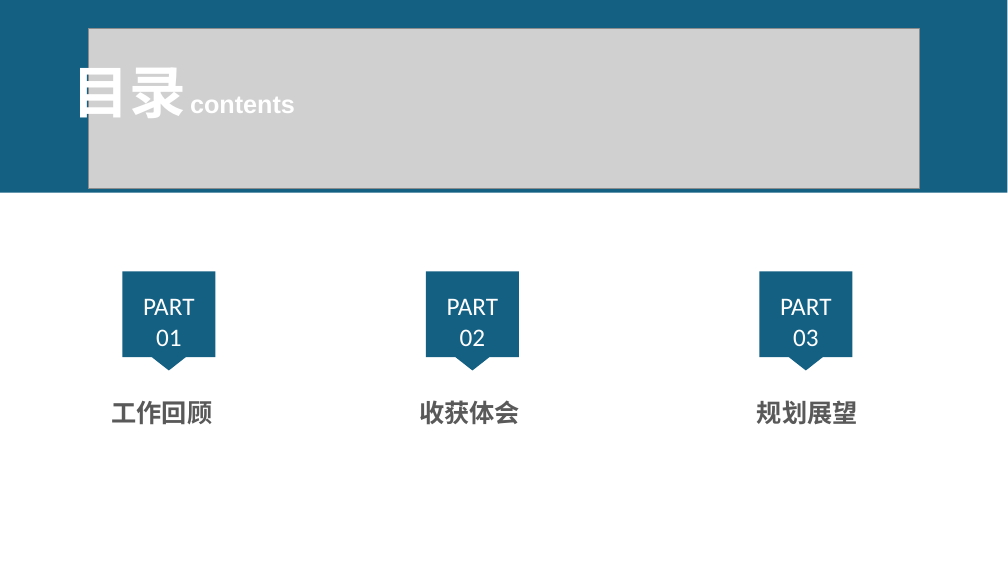
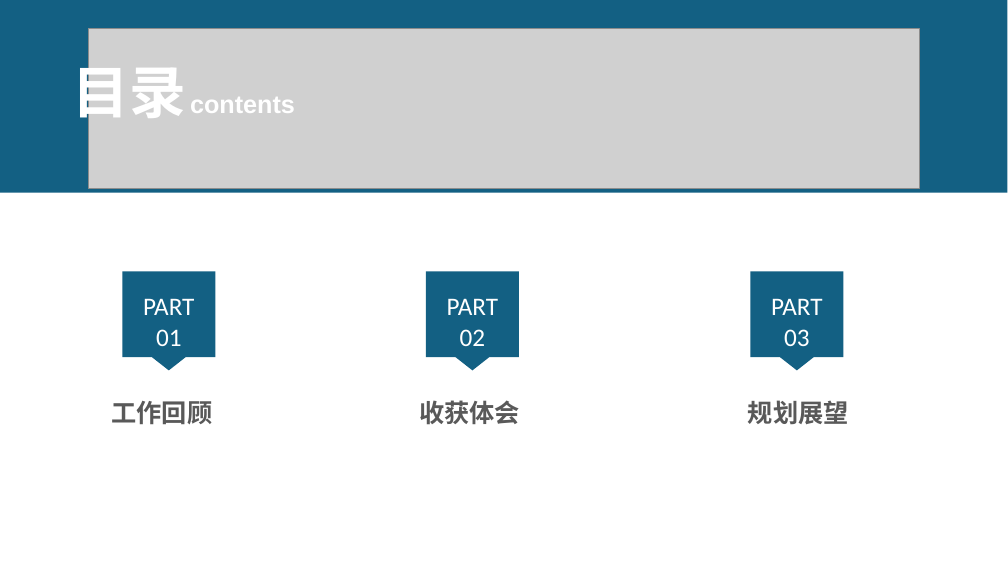
Before and after one commit to xljnc/husky-starter, a slide deck: slide 2 of doc/zzdb.pptx. Drawn at 1008x567 pixels with LibreOffice and Linux fonts; fonts in the diff are those of the drawing; grey boxes stand for pictures. Boxes give left, top, right and bottom in pixels: in the first picture for what was removed or moved away, otherwise in the second. Text is boxed around its words. In the diff, an @@ line names an element or a change of style, - is before the commit and + after.

```diff
--- a/doc/zzdb.pptx
+++ b/doc/zzdb.pptx
@@ freeform shape "PART": place and size @@
-freeform shape "PART" at [759,271,852,371]
+freeform shape "PART" at [751,271,844,371]
@@ text "规划展望": place and size @@
-text "规划展望" at [757,400,858,424]
+text "规划展望" at [748,400,849,424]
```
Also in this commit, not shown: 14 other slides changed, 1 slide removed.
